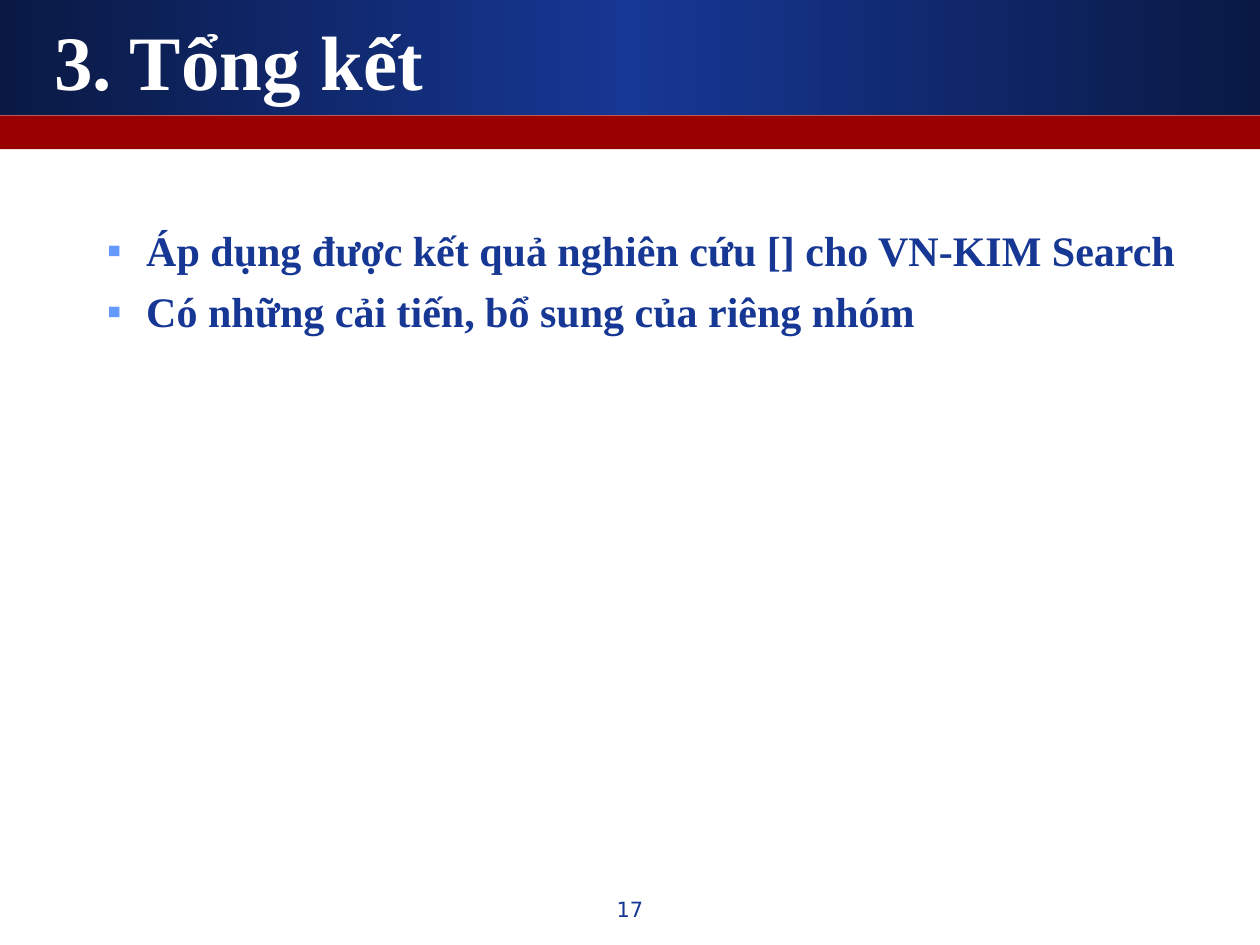
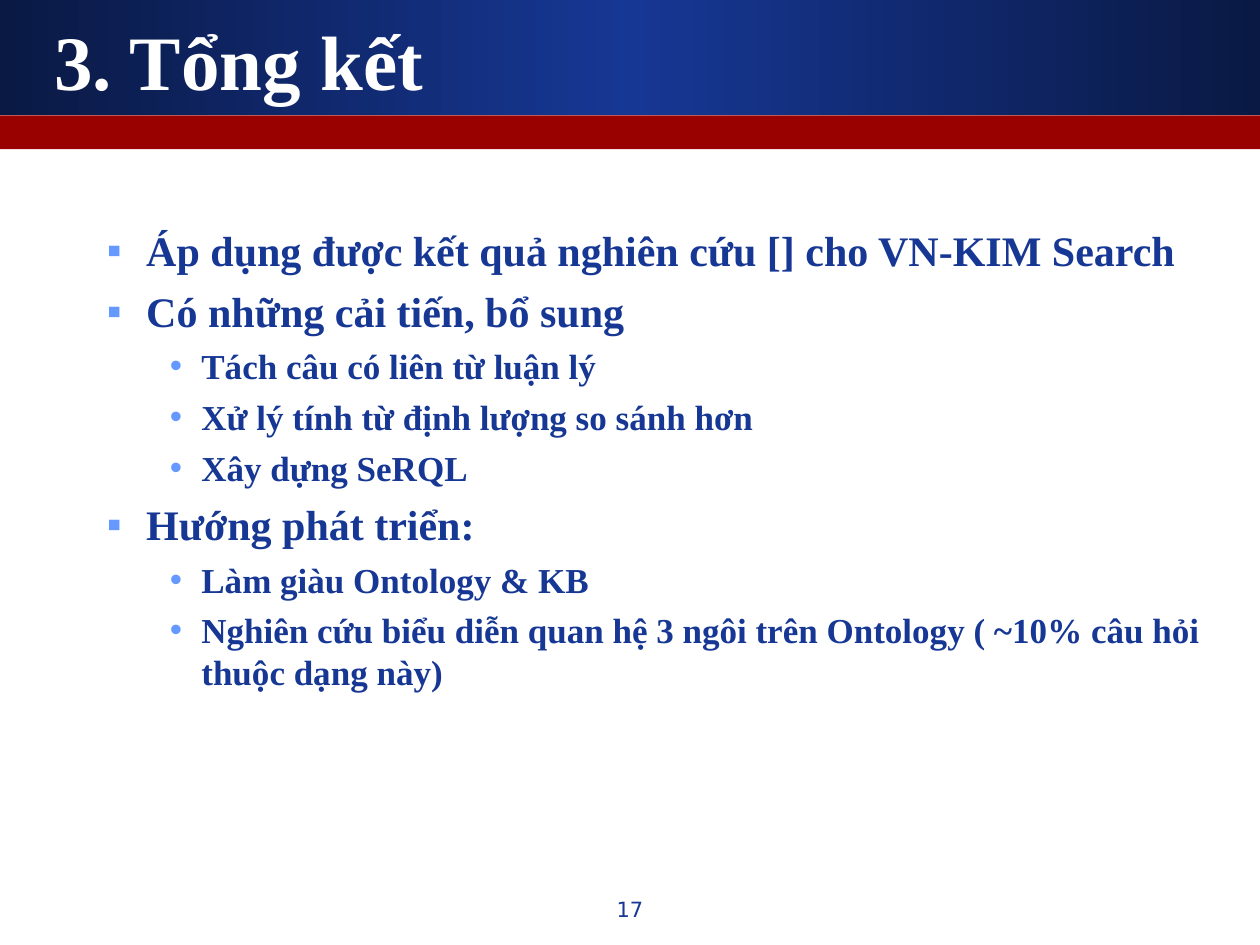
Before and after one commit to leaderwing/kt-kimres, a slide deck: slide 17 of note/[Thesis] Presentation.ppt. Drawn at 1260x945 pixels with LibreOffice and Linux fonts; fonts in the diff are those of the drawing. Boxes give left, top, right and bottom in pixels: in the first picture for what was removed or moved away, otherwise in the second. Text is boxed around its words. In the diff, an @@ line names an element or a change of style, - is before the commit and + after.

```diff
--- a/note/[Thesis] Presentation.ppt
+++ b/note/[Thesis] Presentation.ppt
@@ text at bbox=[146, 296, 1199, 693]: text changed; size 24 to 20 pt @@
-  ▪ Có những cải tiến, bổ sung của riêng nhóm
+  ▪ Có những cải tiến, bổ sung
+    • Tách câu có liên từ luận lý
+    • Xử lý tính từ định lượng so sánh hơn
+    • Xây dựng SeRQL
+  ▪ Hướng phát triển:
+    • Làm giàu Ontology & KB
+    • Nghiên cứu biểu diễn quan hệ 3 ngôi trên Ontology ( ~10% câu hỏi thuộc dạng này)
```
Also in this commit, not shown: 3 other slides changed, 1 slide added, 1 slide removed.
